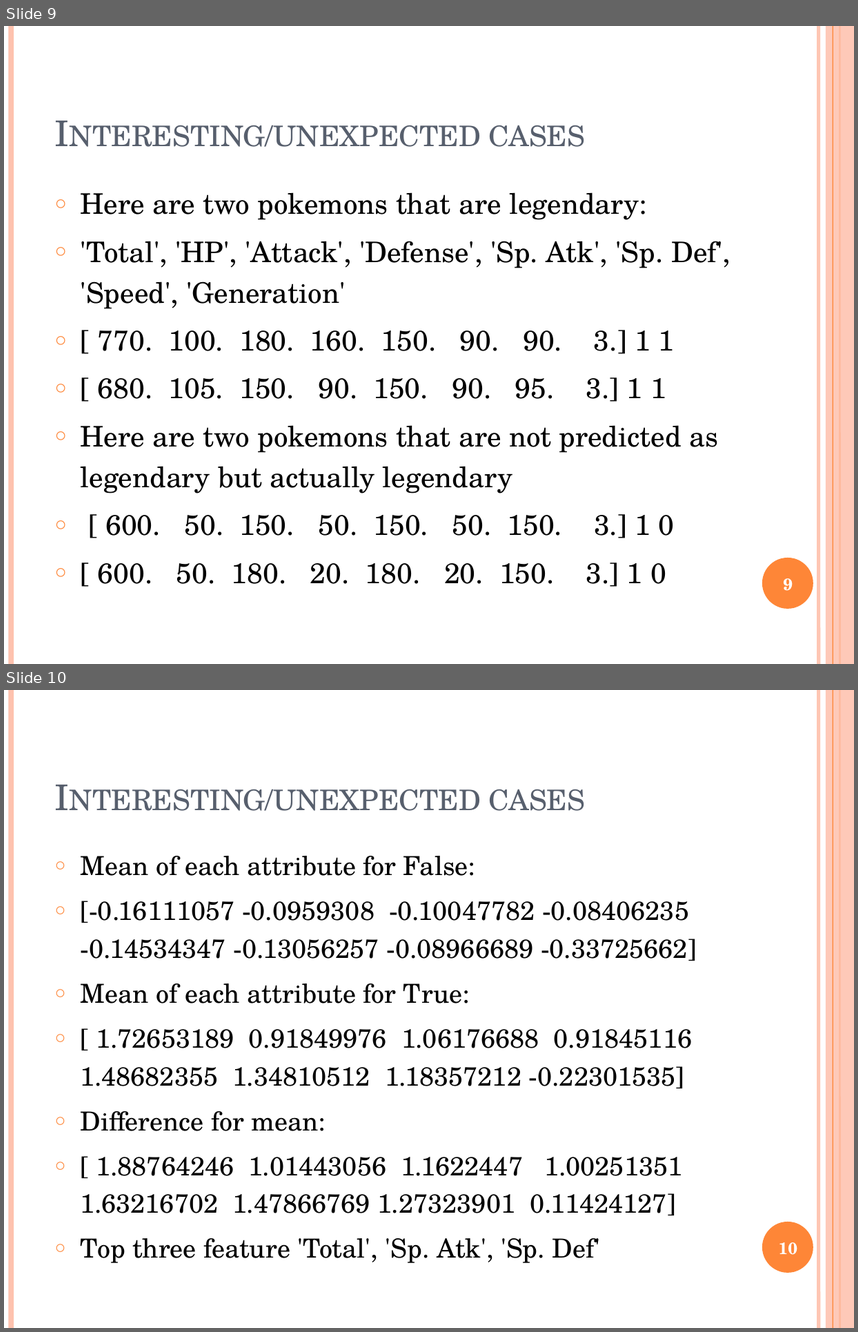
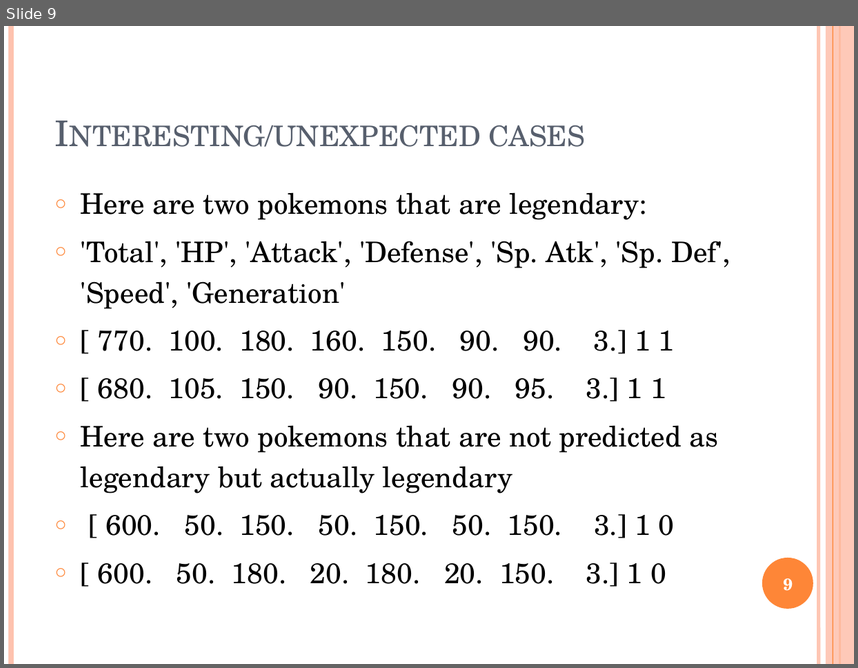
Before and after one commit to kyao4/CS584-MachineLearning-fall-16, a slide deck: project-presentation-template.pptx. Shown one above the other, each under a label of ours: slides 9 and 10 before the commit, slide 9 after it. The pictures are 858x1332 and 858x668 pixels, drawn with LibreOffice and Linux fonts; fonts in the diff are those of the drawing. Boxes give left, top, right and bottom in pixels: in the first picture for what was removed or moved away, otherwise in the second. Text is boxed around its words. In the diff, an @@ line names an element or a change of style, - is before the commit and + after.

```diff
--- a/project-presentation-template.pptx
+++ b/project-presentation-template.pptx
@@ slide 10 removed at (4, 690, 854, 1328), background #FFFFFF; not listed: 6 template elements that a slide beside it also shows @@
@@ title removed at (70, 789, 586, 811) @@
-Interesting/unexpected cases
@@ text removed at (81, 856, 697, 1263) @@
-○ Mean of each attribute for False:
-○ [-0.16111057 -0.0959308 -0.10047782 -0.08406235 -0.14534347 -0.13056257 -0.08966689 -0.33725662]
-○ Mean of each attribute for True:
-○ [ 1.72653189 0.91849976 1.06176688 0.91845116 1.48682355 1.34810512 1.18357212 -0.22301535]
-○ Difference for mean:
-○ [ 1.88764246 1.01443056 1.1622447 1.00251351 1.63216702 1.47866769 1.27323901 0.11424127]
-○ Top three feature 'Total', 'Sp. Atk', 'Sp. Def'
@@ page number removed at (779, 1242, 798, 1254) @@
-10
```
Also in this commit, not shown: 6 slides changed, 1 other file.
